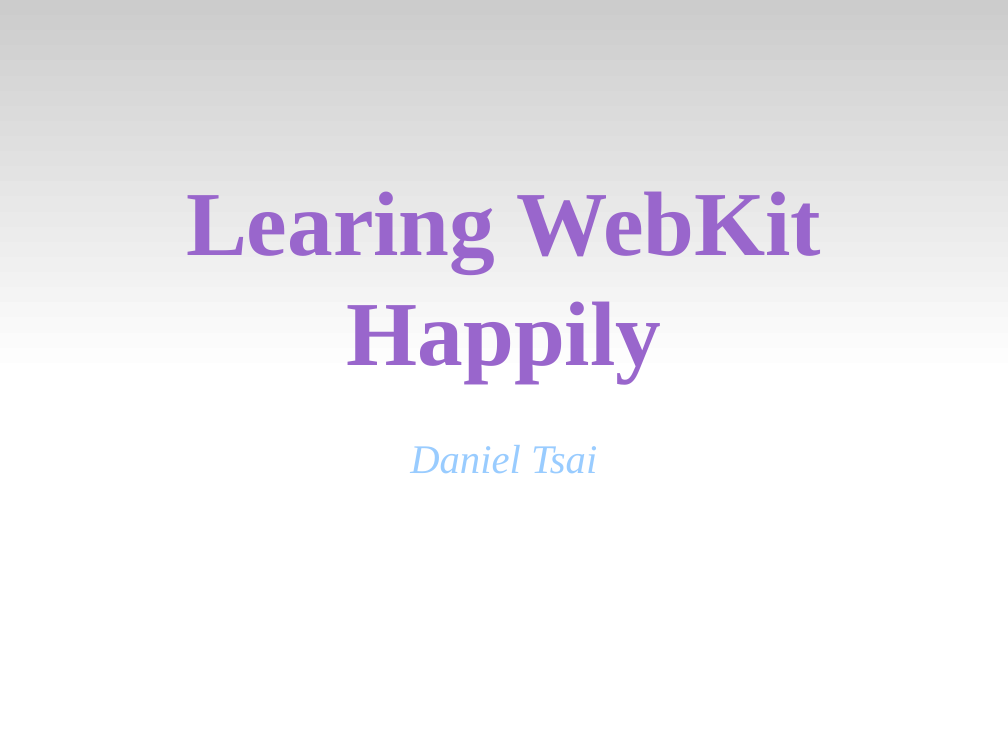
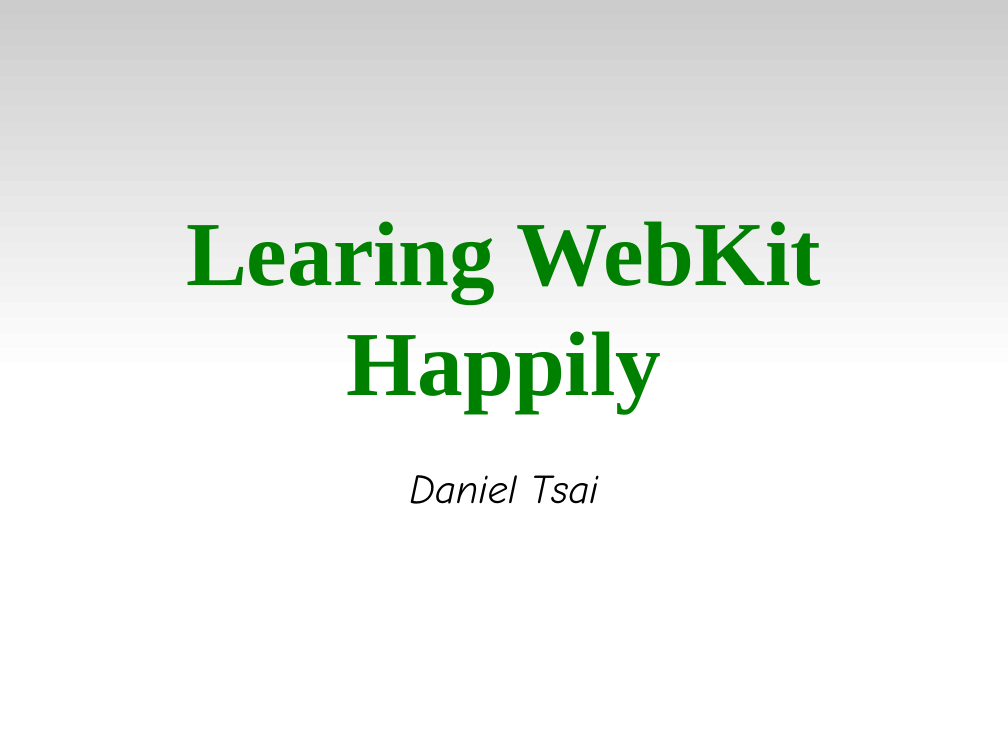
Before and after one commit to tsaicw/browser_research, a slide deck: slide 1 of WebKit/WebKit.odp. Drawn at 1008x756 pixels with LibreOffice and Linux fonts; fonts in the diff are those of the drawing. Boxes give left, top, right and bottom in pixels: in the first picture for what was removed or moved away, otherwise in the second. Text is boxed around its words. In the diff, an @@ line names an element or a change of style, - is before the commit and + after.

```diff
--- a/WebKit/WebKit.odp
+++ b/WebKit/WebKit.odp
@@ subtitle "Learing WebKit Happily" at (186, 221, 822, 504): text colour #9966CC to #008000 in "Learing WebKit Happily"; font Times New Roman to Comic Neue, text colour #99CCFF to #000000 in "Daniel Tsai" @@
```
Also in this commit, not shown: 1 slide added.
